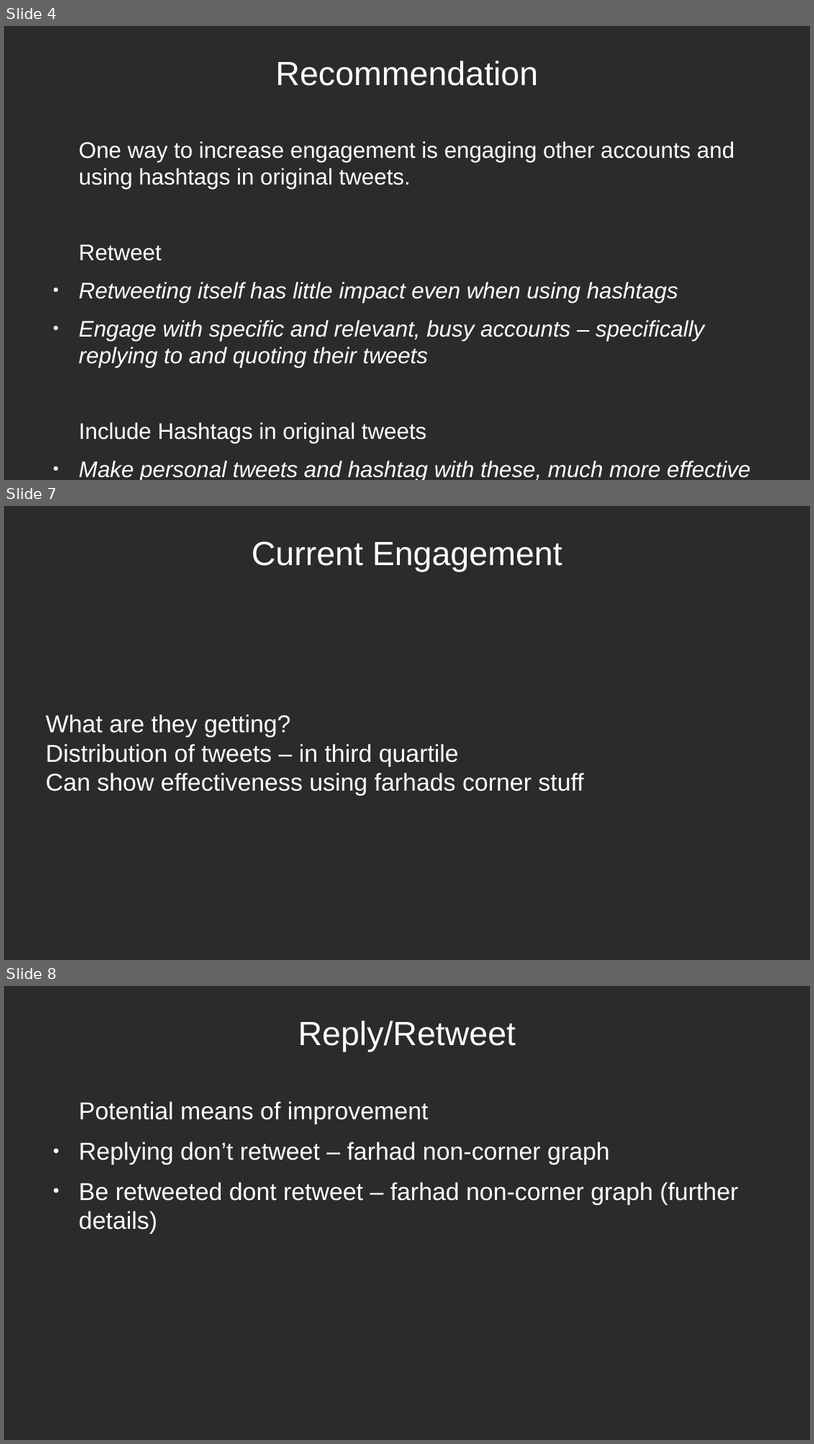
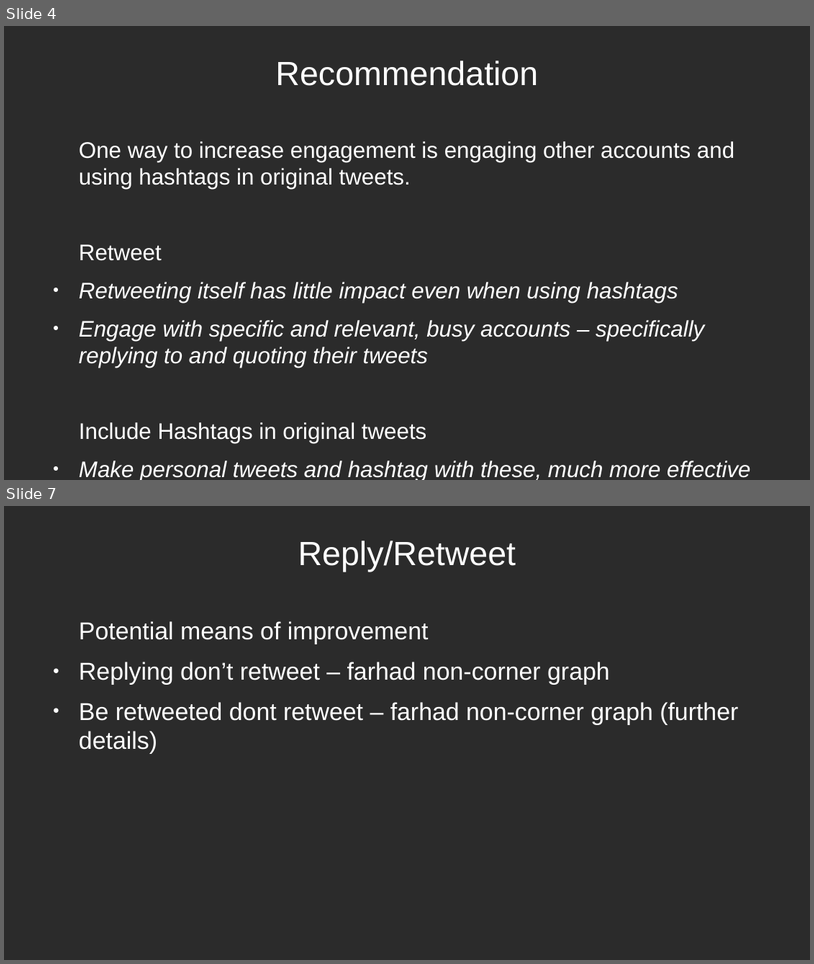
Before and after one commit to douglas-thoms/Datathon-2021-10-16, a slide deck: presentations/group_9_presentation_v1.odp. Shown one above the other, each under a label of ours: slides 4, 7 and 8 before the commit, slides 4 and 7 after it; the slides between them are not shown. The pictures are 814x1444 and 814x964 pixels, drawn with LibreOffice and Linux fonts; fonts in the diff are those of the drawing; background and template pictures are left out; a plain dark background stands for a picture behind light text. Boxes give left, top, right and bottom in pixels: in the first picture for what was removed or moved away, otherwise in the second. Text is boxed around its words. In the diff, an @@ line names an element or a change of style, - is before the commit and + after.

```diff
--- a/presentations/group_9_presentation_v1.odp
+++ b/presentations/group_9_presentation_v1.odp
@@ slide 7 removed at <box>4,506,810,960</box>, background picture (left out) @@
@@ title removed at <box>252,541,563,572</box> @@
-Current Engagement
@@ text removed at <box>46,714,584,795</box> @@
-What are they getting?
-Distribution of tweets – in third quartile
-Can show effectiveness using farhads corner stuff
@@ what was slide 8 is now slide 7 @@
```
Also in this commit, not shown: 2 slides changed, 1 slide added, 1 other slide removed, 11 other files.
